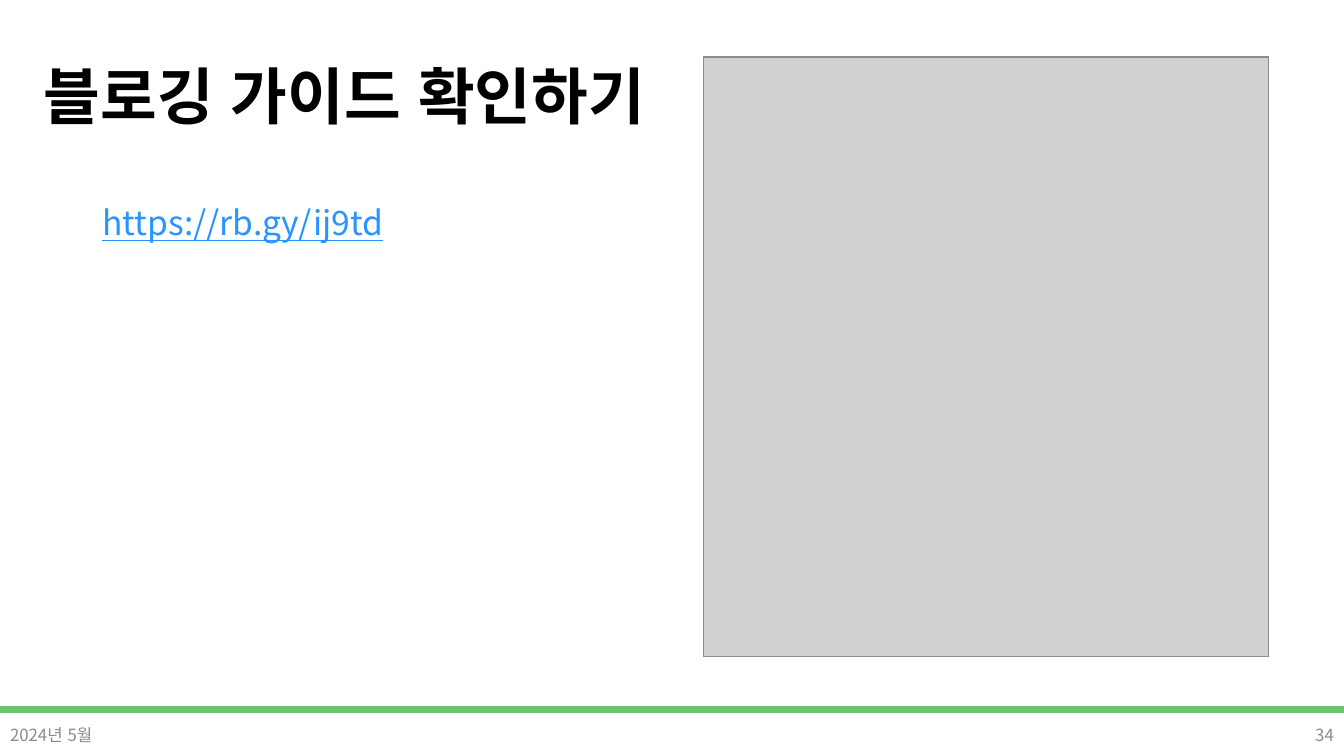
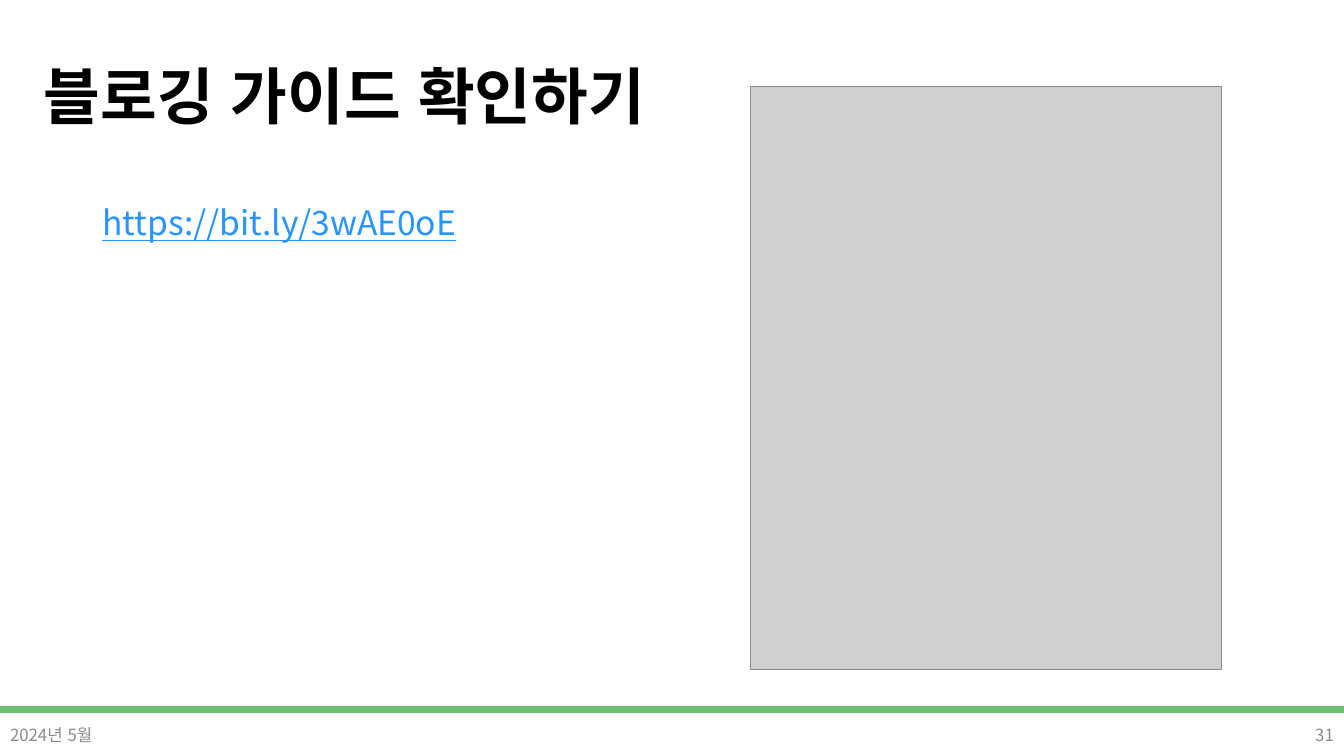
Before and after one commit to DevDamon0527/SeSAC_Yeongdeungpo_Campus_6th, a slide deck: slide 31 of material/[SeSAC_YDP_6] 01_ot,git.pptx (slide 34 before the commit). Drawn at 1344x756 pixels with LibreOffice and Linux fonts; fonts in the diff are those of the drawing; grey boxes stand for pictures; background and template pictures are left out. Boxes give left, top, right and bottom in pixels: in the first picture for what was removed or moved away, otherwise in the second. Text is boxed around its words. In the diff, an @@ line names an element or a change of style, - is before the commit and + after.

```diff
--- a/material/[SeSAC_YDP_6] 01_ot,git.pptx
+++ b/material/[SeSAC_YDP_6] 01_ot,git.pptx
@@ picture: place and size @@
-picture at <box>704,57,1269,657</box>
+picture at <box>750,87,1221,670</box>
@@ text at <box>102,208,456,243</box>: text changed @@
-https://rb.gy/ij9td
+https://bit.ly/3wAE0oE
@@ page number at <box>1315,728,1334,741</box>: text changed @@
-34
+31
```
Also in this commit, not shown: 12 other slides changed, 1 slide added, 4 slides removed.
